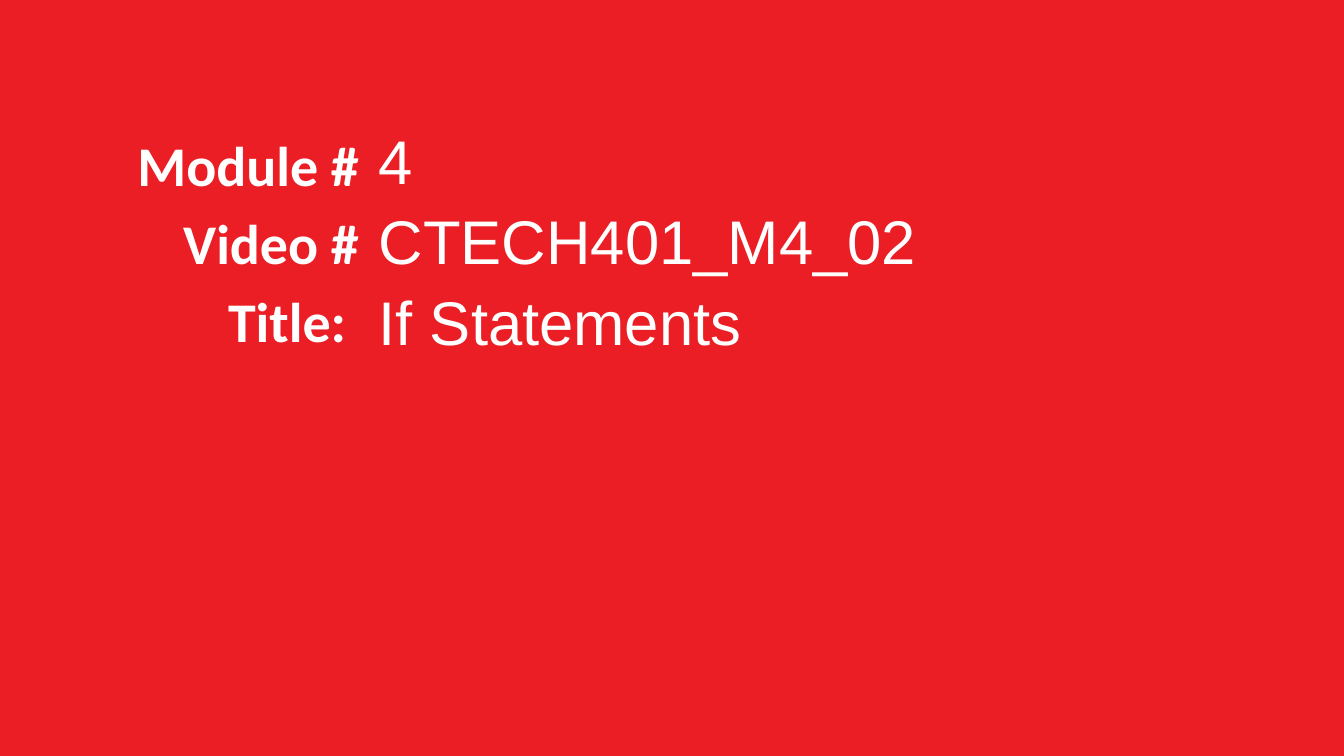
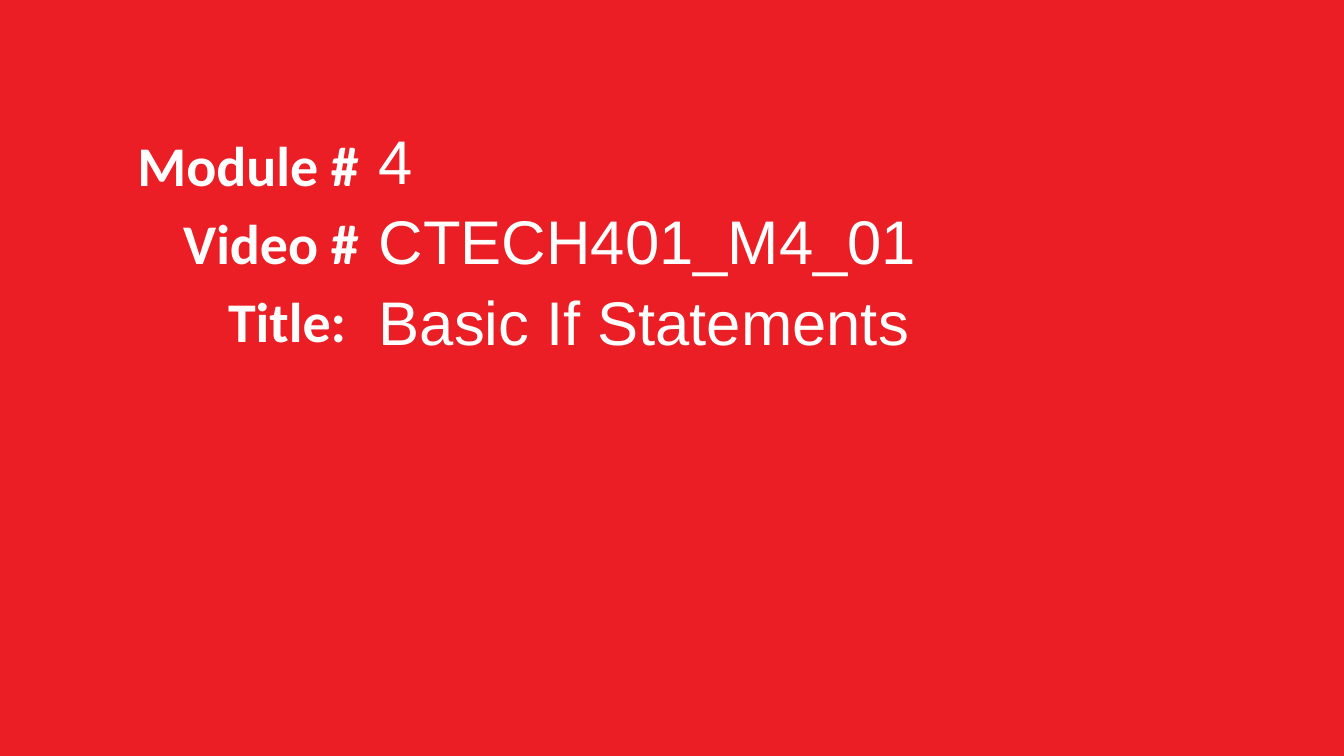
Before and after one commit to grimmelm/ctech404, a slide deck: slide 156 of ctech401/CTECH401_Combined-Slides.pptx. Drawn at 1344x756 pixels with LibreOffice and Linux fonts; fonts in the diff are those of the drawing. Boxes give left, top, right and bottom in pixels: in the first picture for what was removed or moved away, otherwise in the second. Text is boxed around its words. In the diff, an @@ line names an element or a change of style, - is before the commit and + after.

```diff
--- a/ctech401/CTECH401_Combined-Slides.pptx
+++ b/ctech401/CTECH401_Combined-Slides.pptx
@@ text at box(379, 221, 916, 346): text changed @@
-CTECH401_M4_02
-If Statements
+CTECH401_M4_01
+Basic If Statements
```
Also in this commit, not shown: 24 other slides changed.
